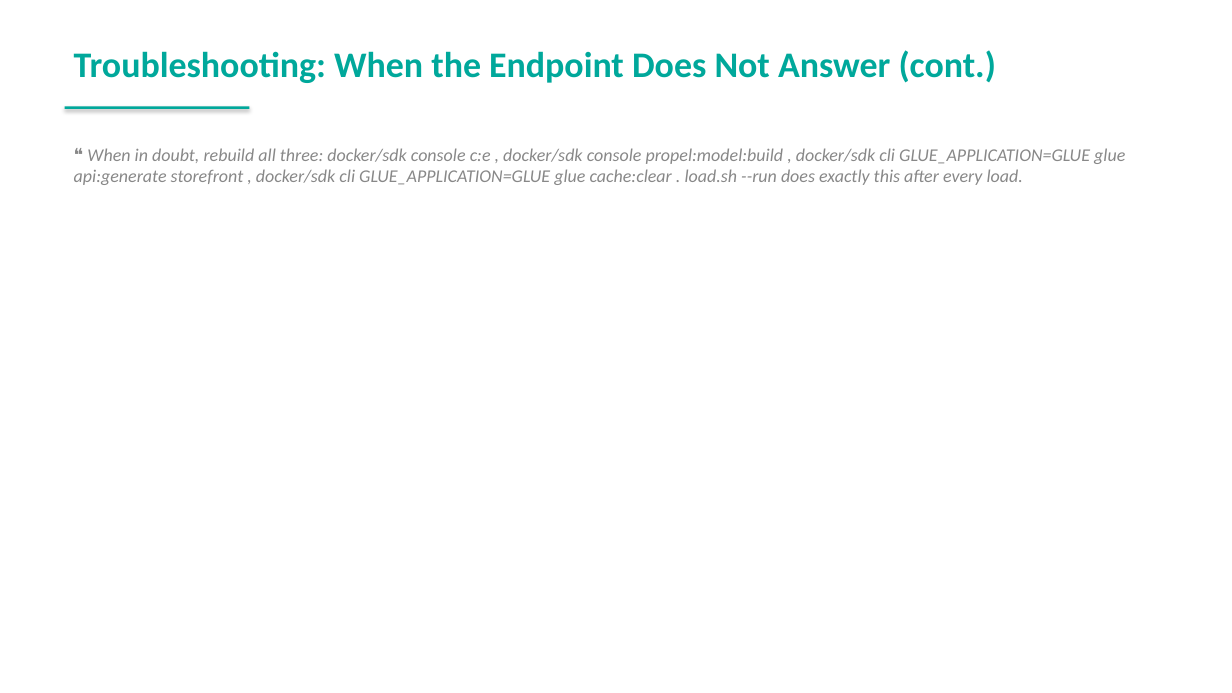
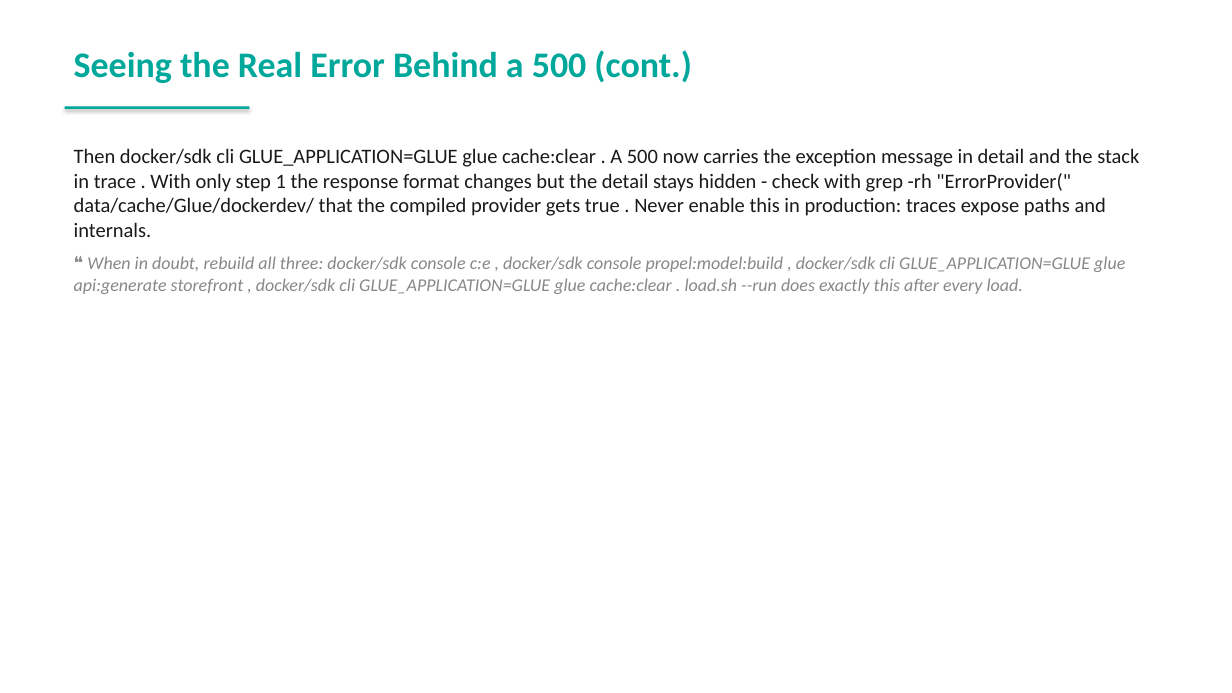
Before and after one commit to spryker-academy/instructor-exercises, a slide deck: slide 162 of guides-pptx/spryker-academy-professional.pptx (slide 160 before the commit). Drawn at 1232x693 pixels with LibreOffice and Linux fonts; fonts in the diff are those of the drawing. Boxes give left, top, right and bottom in pixels: in the first picture for what was removed or moved away, otherwise in the second. Text is boxed around its words. In the diff, an @@ line names an element or a change of style, - is before the commit and + after.

```diff
--- a/guides-pptx/spryker-academy-professional.pptx
+++ b/guides-pptx/spryker-academy-professional.pptx
@@ text at (74,50,691,83): text changed @@
-Troubleshooting: When the Endpoint Does Not Answer (cont.)
+Seeing the Real Error Behind a 500 (cont.)
@@ text at (74,148,1139,237): paragraph added @@
+Then docker/sdk cli GLUE_APPLICATION=GLUE glue cache:clear . A 500 now carries the exception message in detail and the stack in trace . With only step 1 the response format changes but the detail stays hidden - check with grep -rh "ErrorProvider(" data/cache/Glue/dockerdev/ that the compiled provider gets true . Never enable this in production: traces expose paths and internals.
```
Also in this commit, not shown: 3 other slides changed, 3 slides added, 18 other files.
